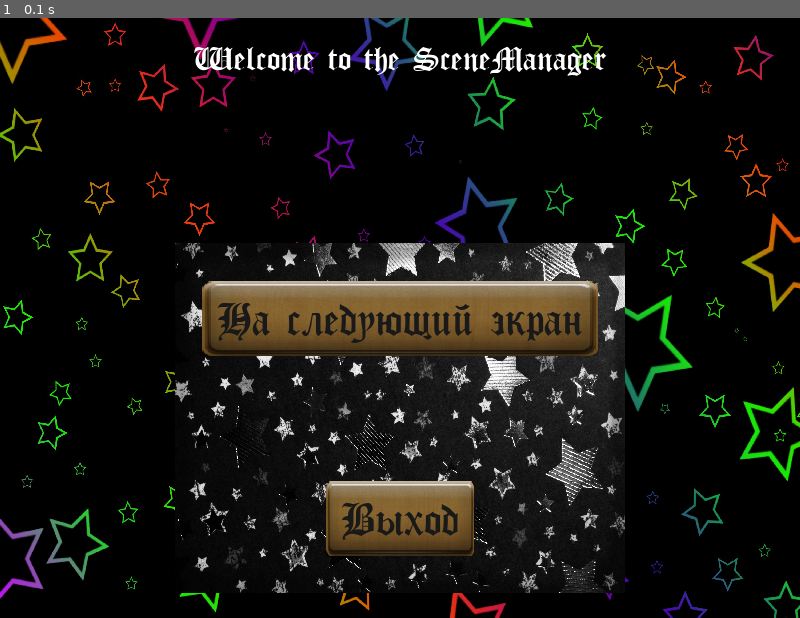
Above: before the commit, frame 1.
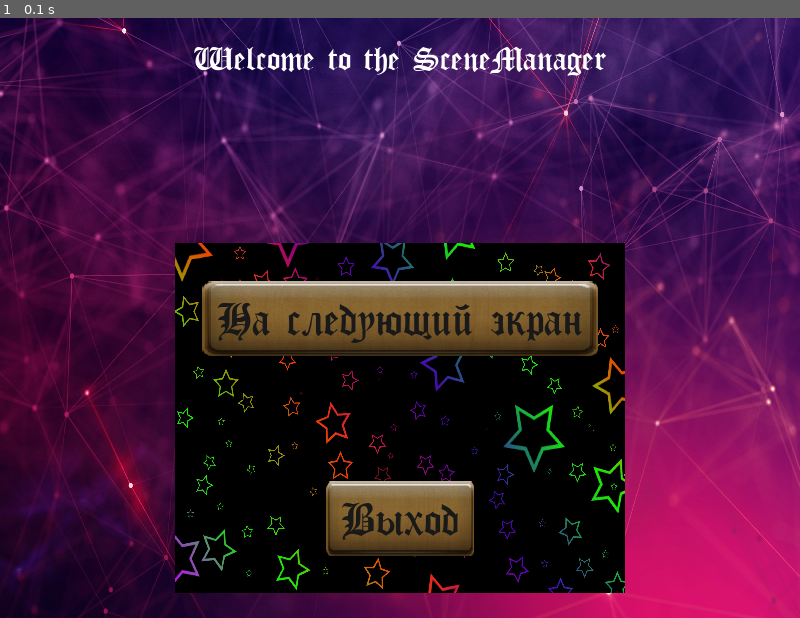
Above: after the commit, the same moment.

Repository: Warp-l/PygameSceneManager
Game: pygame game, started from main.py
The game is run twice, just before and just after one commit, with the same random seed, the same clock (stepped at 60 frames per second) and the same inputs.
Inputs:
- Up to frame 1 (0.1 s): no input

The runs differ from the first frame. In frame 1, 76% of the frame differs, in the area x 0-100%, y 0-100%.

Commit message:
Second scene added

Diff:
--- a/main_scene.py
+++ b/main_scene.py
@@ -25,8 +25,8 @@
         """
         Метод, добавляющий на сцену спрайты
         """
-        self.add_sprite_to_scene(name='big_bg', image='main_bg.jpg', center=(400, 300), size=(800, 600), transparency=False)
-        self.add_sprite_to_scene(name='bg', image='main_big_bg.jpg', center=(400, 400), size=(450, 350), transparency=False)
+        self.add_sprite_to_scene(name='big_bg', image='main_big_bg.jpg', center=(400, 300), size=(800, 600), transparency=False)
+        self.add_sprite_to_scene(name='bg', image='main_bg.jpg', center=(400, 400), size=(450, 350), transparency=False)
 
 
     def create_labels(self) -> None:
--- a/scene.py
+++ b/scene.py
@@ -32,12 +32,12 @@
         Функция вызывается при отрисовке сцены, отрисовывает все надписи, спрайты и кнопки
         """
         for sprite in self.sprites.keys():
-            self.controller.screen.blit(self.sprites[sprite]['image'], self.sprites[sprite]['rect'])
+            screen.blit(self.sprites[sprite]['image'], self.sprites[sprite]['rect'])
         for button in self.buttons.keys():
-            self.controller.screen.blit(self.buttons[button]['image'], self.buttons[button]['image_rect'])
-            self.controller.screen.blit(self.buttons[button]['text'], self.buttons[button]['text_rect'])
+            screen.blit(self.buttons[button]['image'], self.buttons[button]['image_rect'])
+            screen.blit(self.buttons[button]['text'], self.buttons[button]['text_rect'])
         for label in self.labels.keys():
-            self.controller.screen.blit(self.labels[label]['label'], self.labels[label]['rect'])
+            screen.blit(self.labels[label]['label'], self.labels[label]['rect'])
 
     def add_sprite_to_scene(self, name: str, image: str, center: tuple[int, int], size: tuple[int, int], transparency: bool = False) -> None:
         """
--- a/second_scene.py
+++ b/second_scene.py
@@ -24,8 +24,7 @@
         """
         Метод, добавляющий на сцену спрайты
         """
-        self.add_sprite_to_scene(name='big_bg', image='main_bg.jpg', center=(400, 300), size=(800, 600), transparency=False)
-        self.add_sprite_to_scene(name='bg', image='main_big_bg.jpg', center=(400, 400), size=(450, 350), transparency=False)
+        self.add_sprite_to_scene(name='bg', image='fire_bg.png', center=(400, 300), size=(800, 600), transparency=False)
 
 
     def create_labels(self) -> None:
Binary file changed: main_big_bg.jpg
